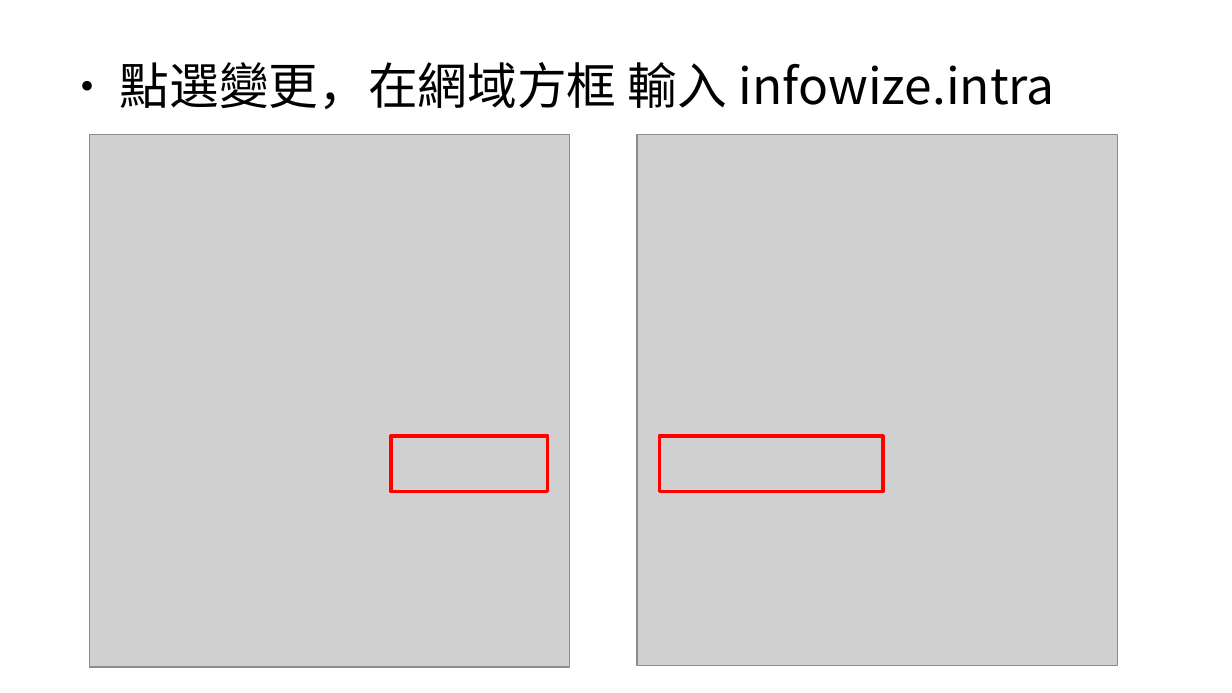
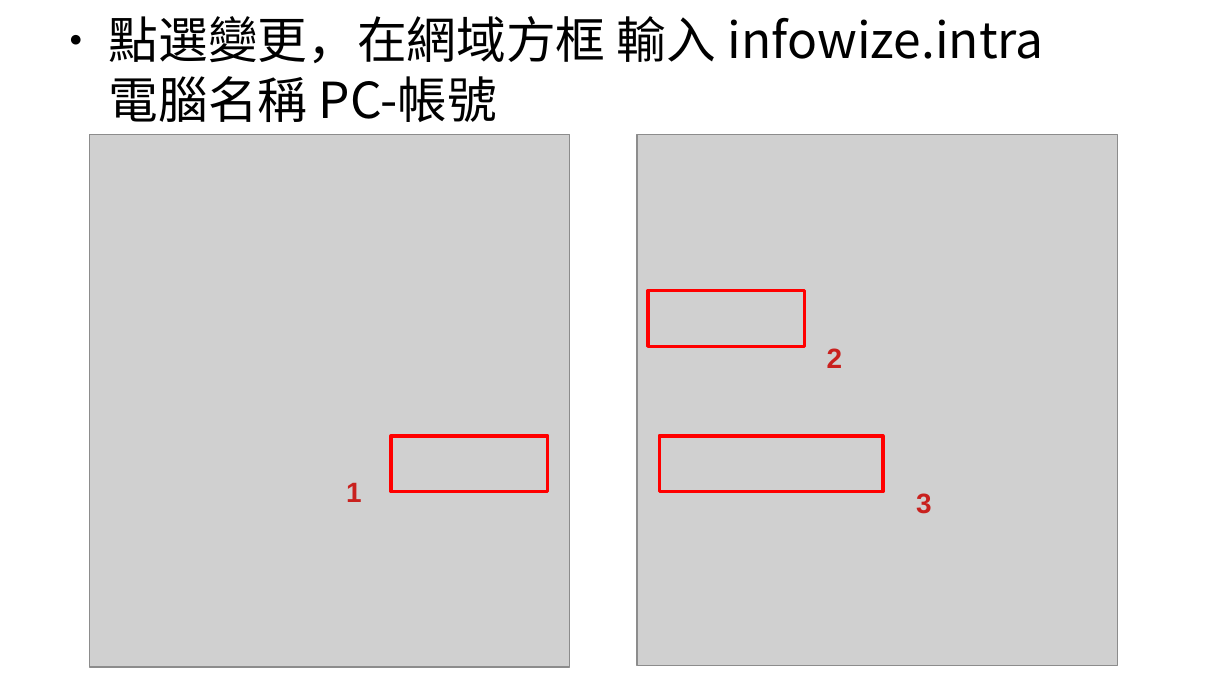
Before and after one commit to sealbook/125, a slide deck: slide 7 of DNS & domain.odp. Drawn at 1232x693 pixels with LibreOffice and Linux fonts; fonts in the diff are those of the drawing; grey boxes stand for pictures. Boxes give left, top, right and bottom in pixels: in the first picture for what was removed or moved away, otherwise in the second. Text is boxed around its words. In the diff, an @@ line names an element or a change of style, - is before the commit and + after.

```diff
--- a/DNS & domain.odp
+++ b/DNS & domain.odp
@@ title at bbox=[109, 16, 1044, 122]: text changed @@
-● 點選變更，在網域方框 輸入 infowize.intra
+● 點選變更，在網域方框 輸入 infowize.intra
+  電腦名稱 PC-帳號
@@ rectangle added at bbox=[648, 291, 805, 347], outline #FF0000 2.3 pt @@
@@ text added at bbox=[827, 348, 843, 368], 18 pt, text #C9211E, bold @@
+2
@@ text added at bbox=[346, 483, 362, 502], 18 pt, text #C9211E, bold @@
+1
@@ text added at bbox=[916, 493, 932, 514], 18 pt, text #C9211E, bold @@
+3
```
Also in this commit, not shown: 9 other slides changed, 13 slides added, 2 other files.
